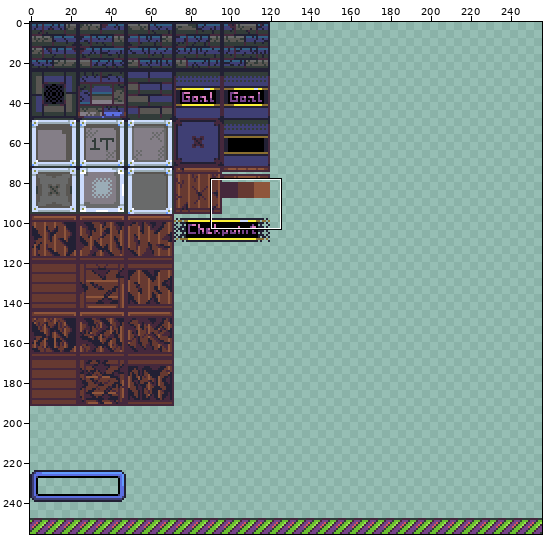
Sprite sheet -- Assets/textures/atlas.png. Above, an overview of the earlier version with the close-up marked.
Close-up. Earlier state:
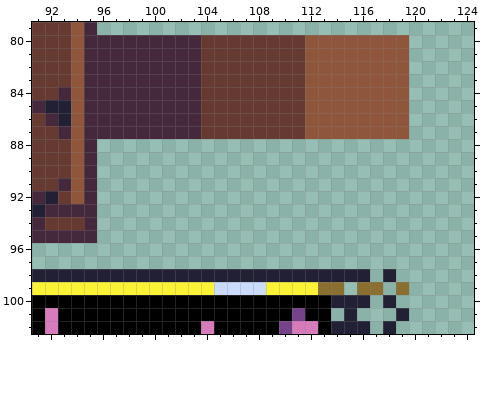
The file is 256x256 pixels. Shown: x 91..124, y 79..102.
Now the later version:
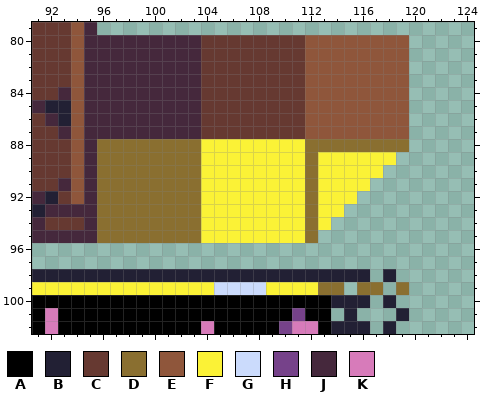
Palette (. is transparent): A #000000  B #222034  C #663931  D #8a6f30  E #8f563b  F #fbf236  G #cbdbfc  H #76428a  J #45283c  K #d77bba
Changes in this commit:
Colour D now appears in row 88 at x 96 to 103 and 112 to 119; in rows 89 to 95 at x 96 to 103 and 112.
Colour F now appears in row 88 at x 104 to 111; in row 89 at x 104 to 111 and 113 to 118; in row 90 at x 104 to 111 and 113 to 117; in row 91 at x 104 to 111 and 113 to 116; in row 92 at x 104 to 111 and 113 to 115; in row 93 at x 104 to 111 and 113 to 114.
Colour F now appears in row 94 at x 104 to 111 and 113; in row 95 at x 104 to 111.
